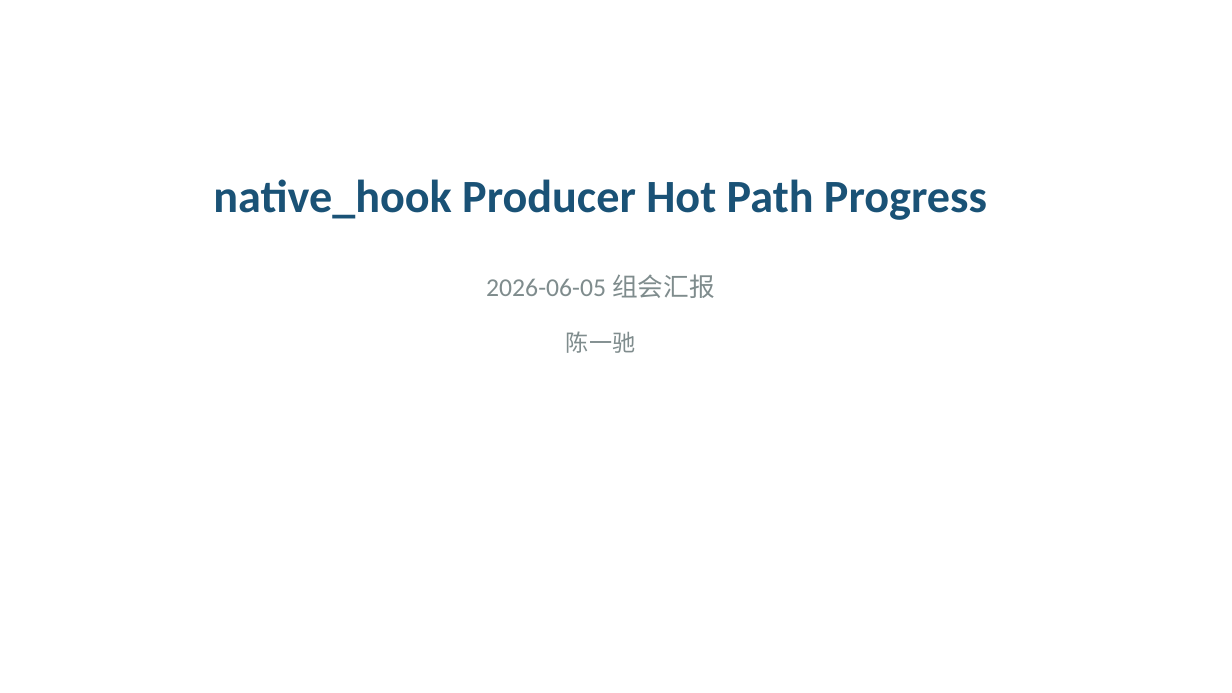
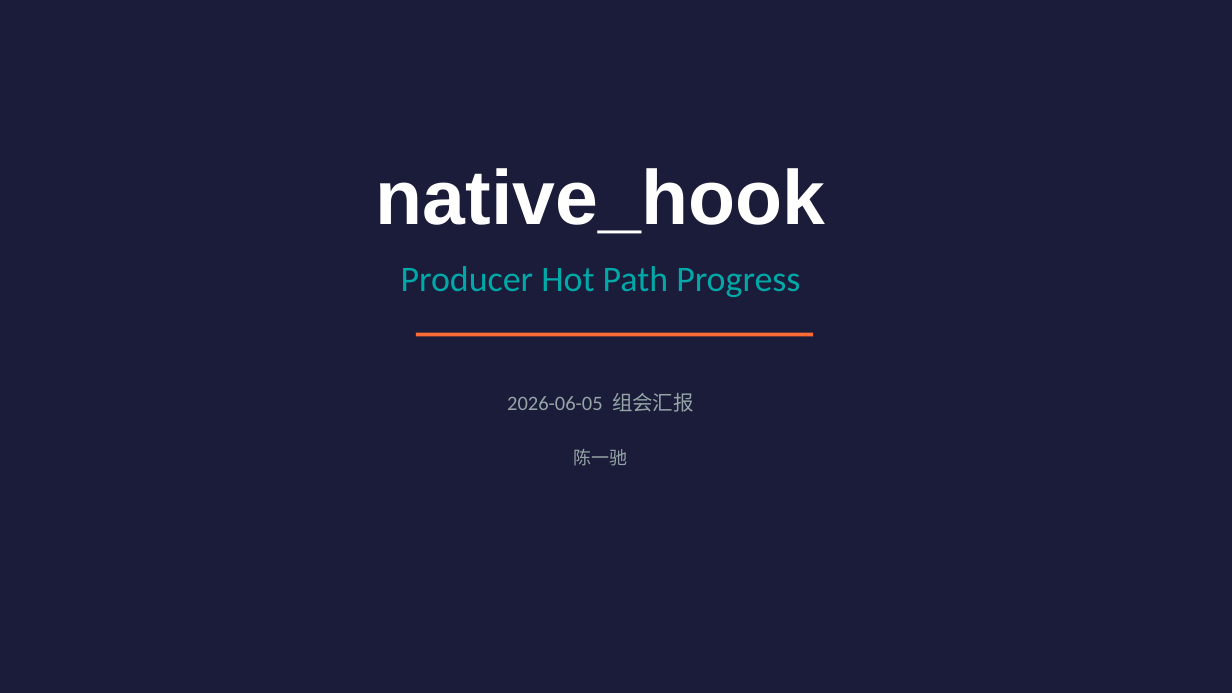
Before and after one commit to YiChiChen1106/Nativehook_linux_planb, a slide deck: slide 1 of presentation/native_hook_progress_2026-06-05.pptx. Drawn at 1232x693 pixels with LibreOffice and Linux fonts; fonts in the diff are those of the drawing. Boxes give left, top, right and bottom in pixels: in the first picture for what was removed or moved away, otherwise in the second. Text is boxed around its words. In the diff, an @@ line names an element or a change of style, - is before the commit and + after.

Commit message:
Redesign PPT: dark theme, cards layout, better visual hierarchy

```diff
--- a/presentation/native_hook_progress_2026-06-05.pptx
+++ b/presentation/native_hook_progress_2026-06-05.pptx
@@ background #FFFFFF to #1B1B3A @@
@@ text added at bbox=[376, 168, 825, 234], 60 pt, text #FFFFFF, bold @@
+native_hook
@@ text at bbox=[401, 266, 800, 297]: text changed; size 36 to 28 pt; text colour #1A5276 to #00A8A8; bold off @@
-native_hook Producer Hot Path Progress
+Producer Hot Path Progress
@@ rectangle added at bbox=[416, 333, 813, 336], fill #FF6B35 @@
@@ text "2026-06-05 组会汇报": place and size @@
-text "2026-06-05 组会汇报" at bbox=[486, 274, 715, 298]
+text "2026-06-05 组会汇报" at bbox=[507, 393, 694, 412]
@@ text "2026-06-05 组会汇报" at bbox=[507, 393, 694, 412]: size 20 to 16 pt, text colour #7F8C8D to #95A5A6 @@
@@ text "陈一驰": place and size @@
-text "陈一驰" at bbox=[566, 331, 635, 353]
+text "陈一驰" at bbox=[574, 449, 628, 466]
@@ text "陈一驰" at bbox=[574, 449, 628, 466]: size 18 to 14 pt, text colour #7F8C8D to #95A5A6 @@
```
Also in this commit, not shown: 8 other slides changed, 1 slide added, 1 slide removed, 2 other files.
